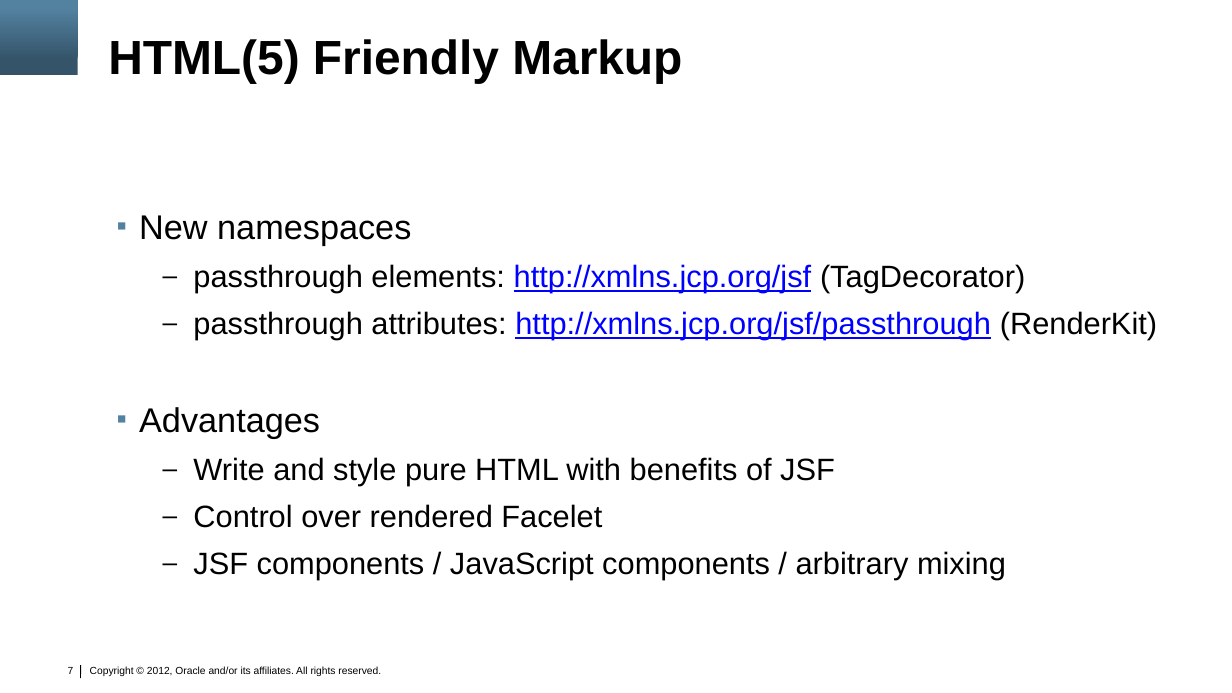
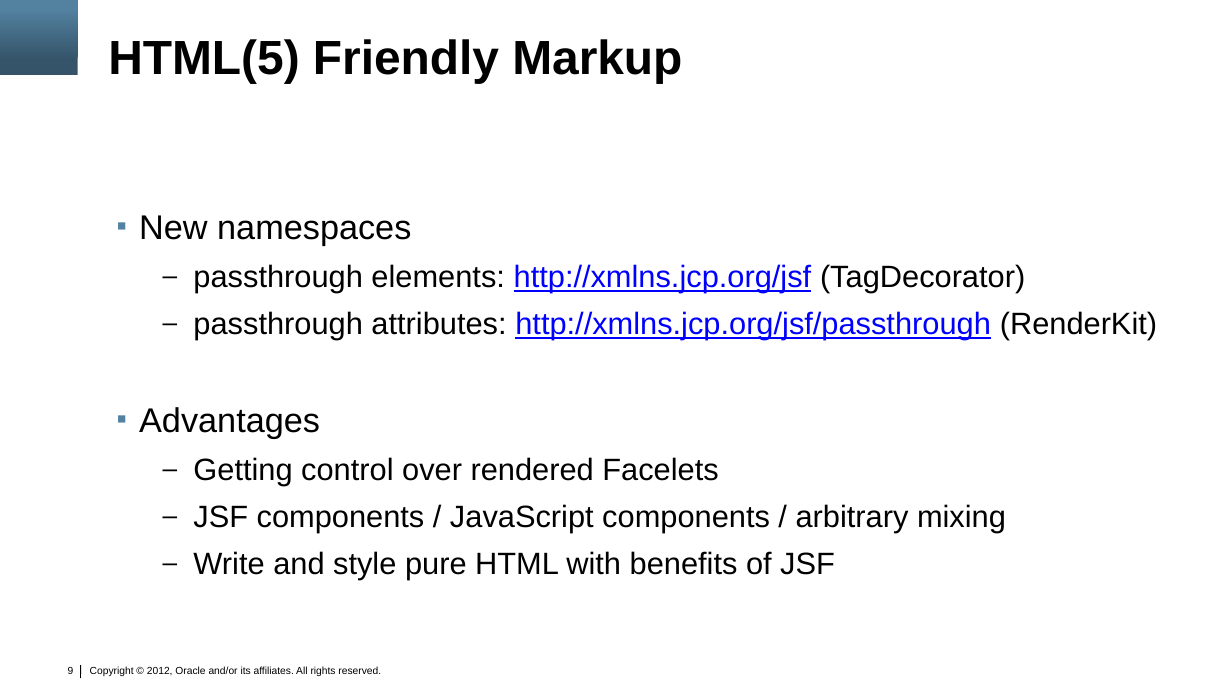
Before and after one commit to marfous/j1demo-pf, a slide deck: slide 9 of con3638.pptx (slide 7 before the commit). Drawn at 1232x693 pixels with LibreOffice and Linux fonts; fonts in the diff are those of the drawing; background and template pictures are left out. Boxes give left, top, right and bottom in pixels: in the first picture for what was removed or moved away, otherwise in the second. Text is boxed around its words. In the diff, an @@ line names an element or a change of style, - is before the commit and + after.

```diff
--- a/con3638.pptx
+++ b/con3638.pptx
@@ text at (193, 457, 1006, 533): paragraphs added @@
+  – Getting control over rendered Facelets
+  – JSF components / JavaScript components / arbitrary mixing
@@ text at (193, 504, 1006, 580): paragraphs removed @@
-  – Control over rendered Facelet
-  – JSF components / JavaScript components / arbitrary mixing
@@ page number at (68, 667, 74, 674): text changed @@
-7
+9
```
Also in this commit, not shown: 4 other slides changed, 2 slides added.
